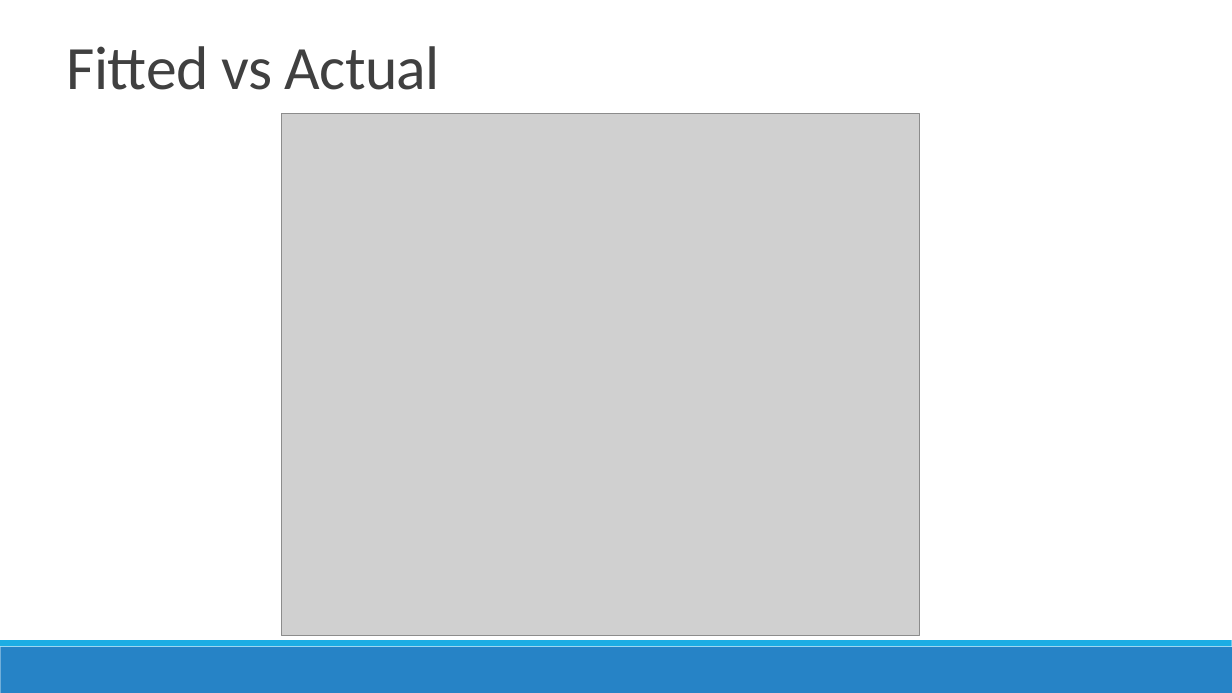
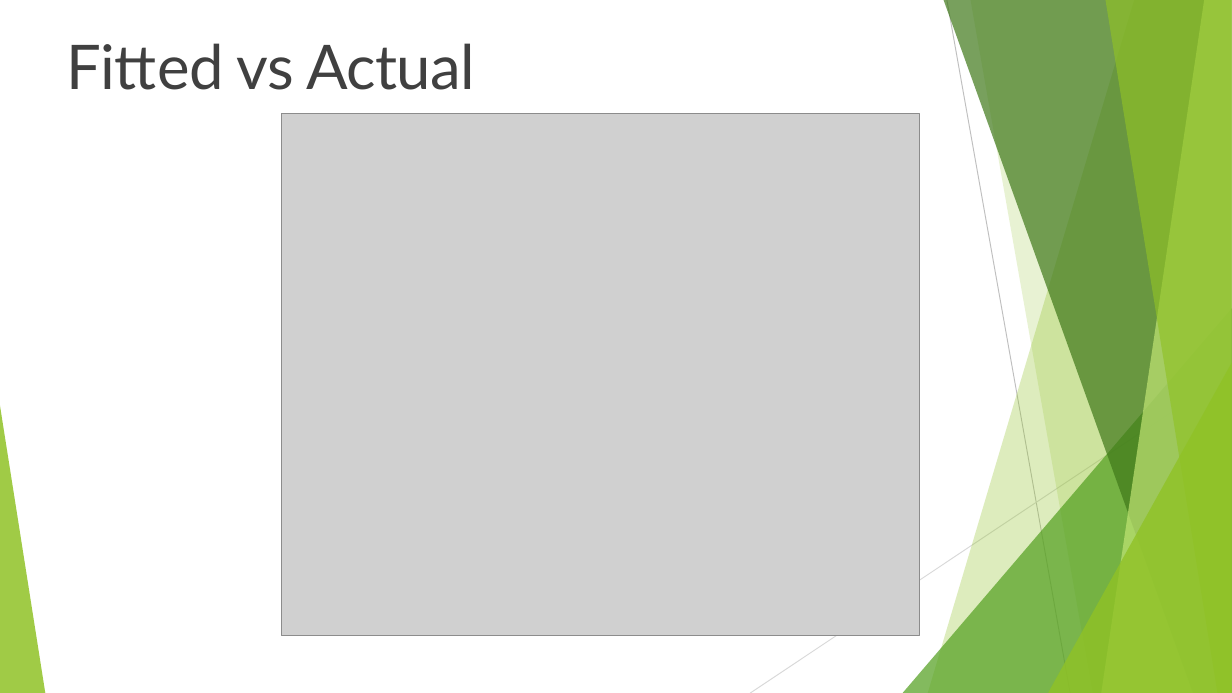
Before and after one commit to FiascoTK/Engineering, a slide deck: slide 7 of Engineering-Presentation-Billy-Paulson.pptx (slide 6 before the commit). Drawn at 1232x693 pixels with LibreOffice and Linux fonts; fonts in the diff are those of the drawing; grey boxes stand for pictures. Boxes give left, top, right and bottom in pixels: in the first picture for what was removed or moved away, otherwise in the second. Text is boxed around its words. In the diff, an @@ line names an element or a change of style, - is before the commit and + after.

```diff
--- a/Engineering-Presentation-Billy-Paulson.pptx
+++ b/Engineering-Presentation-Billy-Paulson.pptx
@@ text "Fitted vs Actual" at [67, 43, 475, 90]: font Calibri to Lato @@
@@ group added at [0, 0, 1232, 693]: 5 freeform shapes, 3 triangles, 2 lines @@
@@ rectangle removed at [0, 647, 1232, 693] @@
@@ rectangle removed at [0, 640, 1232, 647] @@
```
Also in this commit, not shown: 3 other slides changed, 3 slides added, 5 slides removed, 3 other files.
